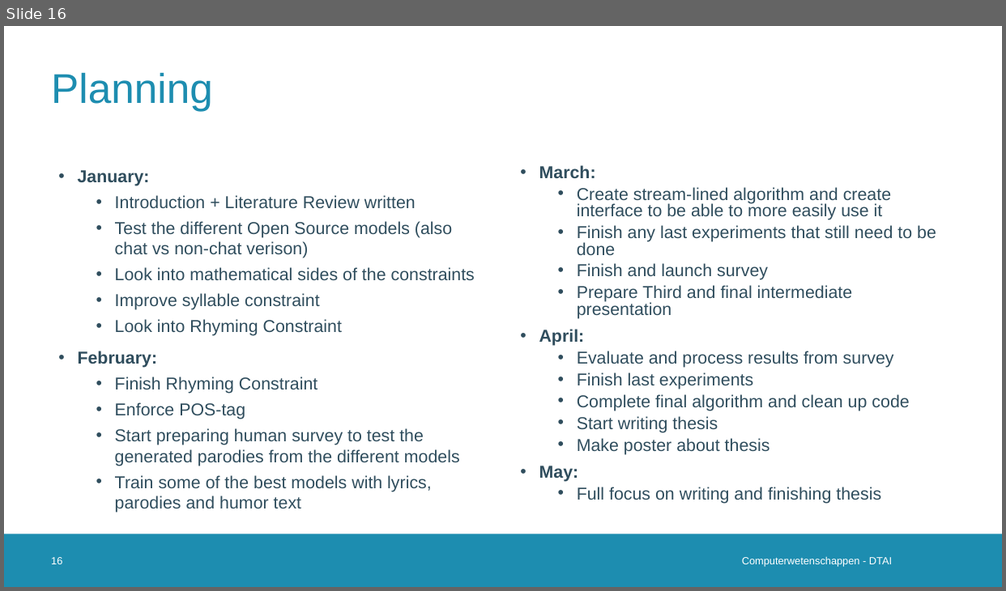
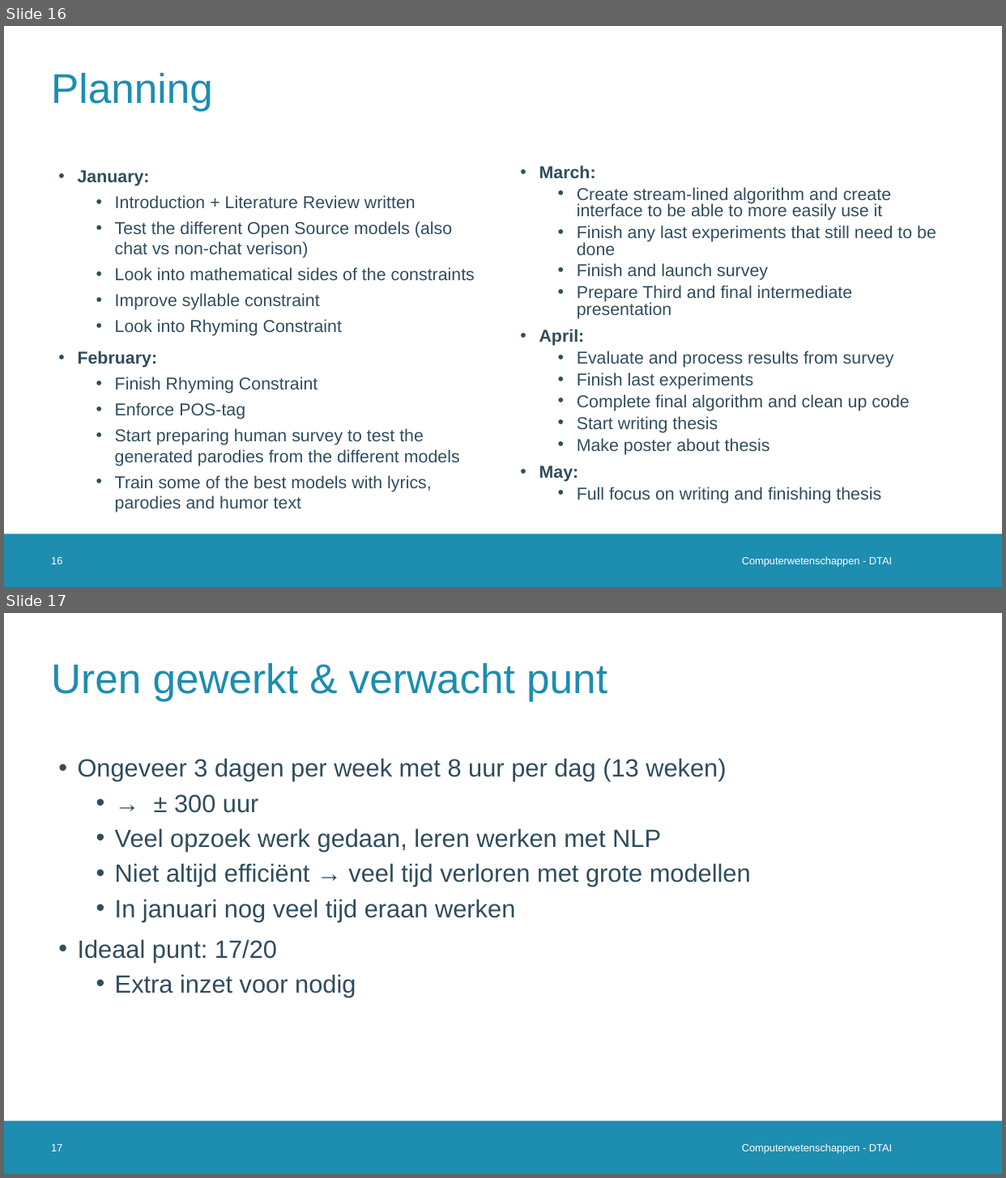
Before and after one commit to Alintermans/Thesis, a slide deck: Presentations/Second Intermediate Presentation/Presentation.pptx. Shown one above the other, each under a label of ours: slide 16 before the commit, slides 16 and 17 after it. The pictures are 1006x591 and 1006x1178 pixels, drawn with LibreOffice and Linux fonts; fonts in the diff are those of the drawing; background and template pictures are left out. Boxes give left, top, right and bottom in pixels: in the first picture for what was removed or moved away, otherwise in the second. Text is boxed around its words. In the diff, an @@ line names an element or a change of style, - is before the commit and + after.

```diff
--- a/Presentations/Second Intermediate Presentation/Presentation.pptx
+++ b/Presentations/Second Intermediate Presentation/Presentation.pptx
@@ slide 17 added at (x1=4, y1=613, x2=1002, y2=1174), background #FFFFFF; not listed: 1 template element that a slide beside it also shows @@
@@ title added at (x1=51, y1=662, x2=607, y2=701), 40 pt, text #1D8DB0 @@
+Uren gewerkt & verwacht punt
@@ text added at (x1=78, y1=758, x2=751, y2=997), 24 pt, text #2F4D5D @@
+• Ongeveer 3 dagen per week met 8 uur per dag (13 weken)
+  • → ± 300 uur
+  • Veel opzoek werk gedaan, leren werken met NLP
+  • Niet altijd efficiënt → veel tijd verloren met grote modellen
+  • In januari nog veel tijd eraan werken
+• Ideaal punt: 17/20
+  • Extra inzet voor nodig
@@ page number added at (x1=51, y1=1144, x2=62, y2=1152), 10 pt, text #FFFFFF @@
+17
@@ text added at (x1=742, y1=1144, x2=892, y2=1154), 10 pt, text #FFFFFF @@
+Computerwetenschappen - DTAI
```
Also in this commit, not shown: 1 other file.
